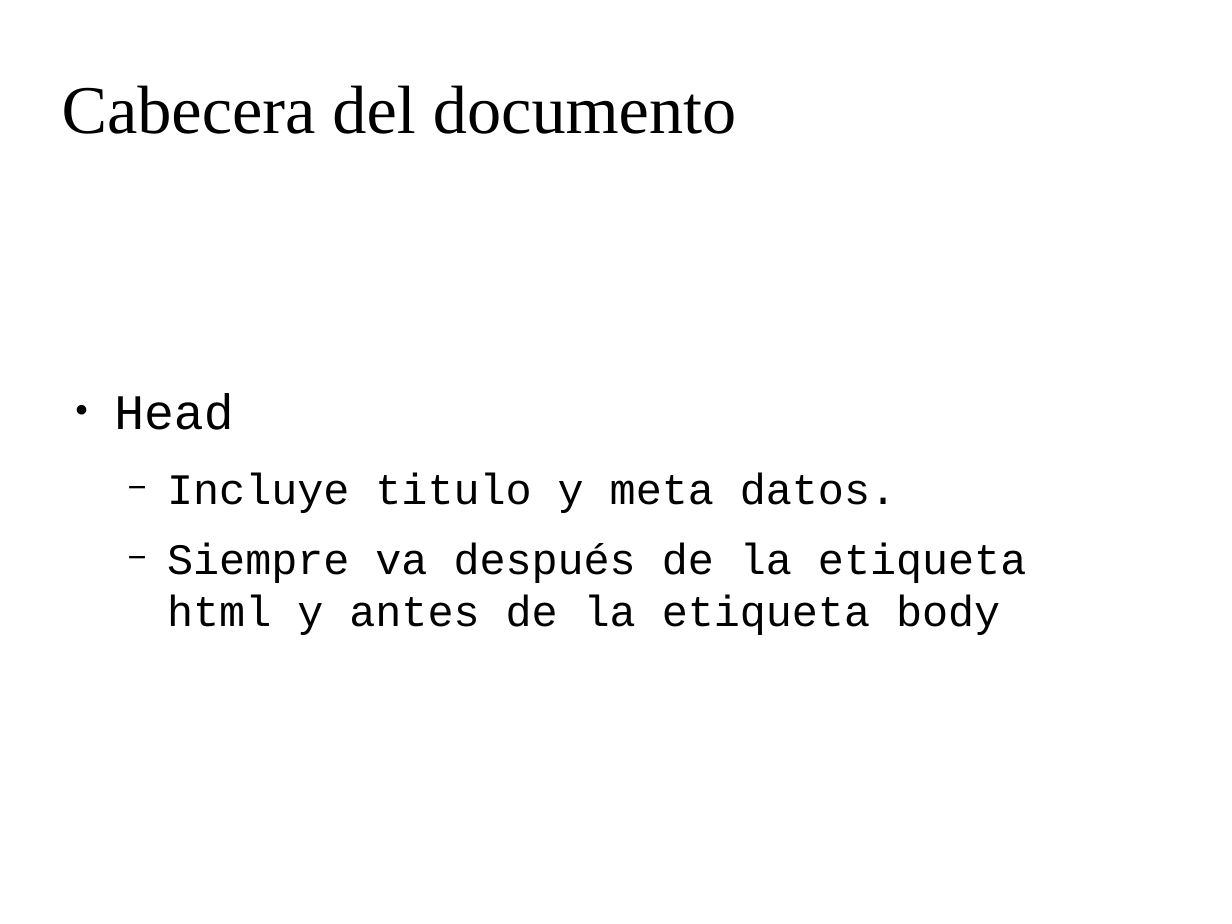
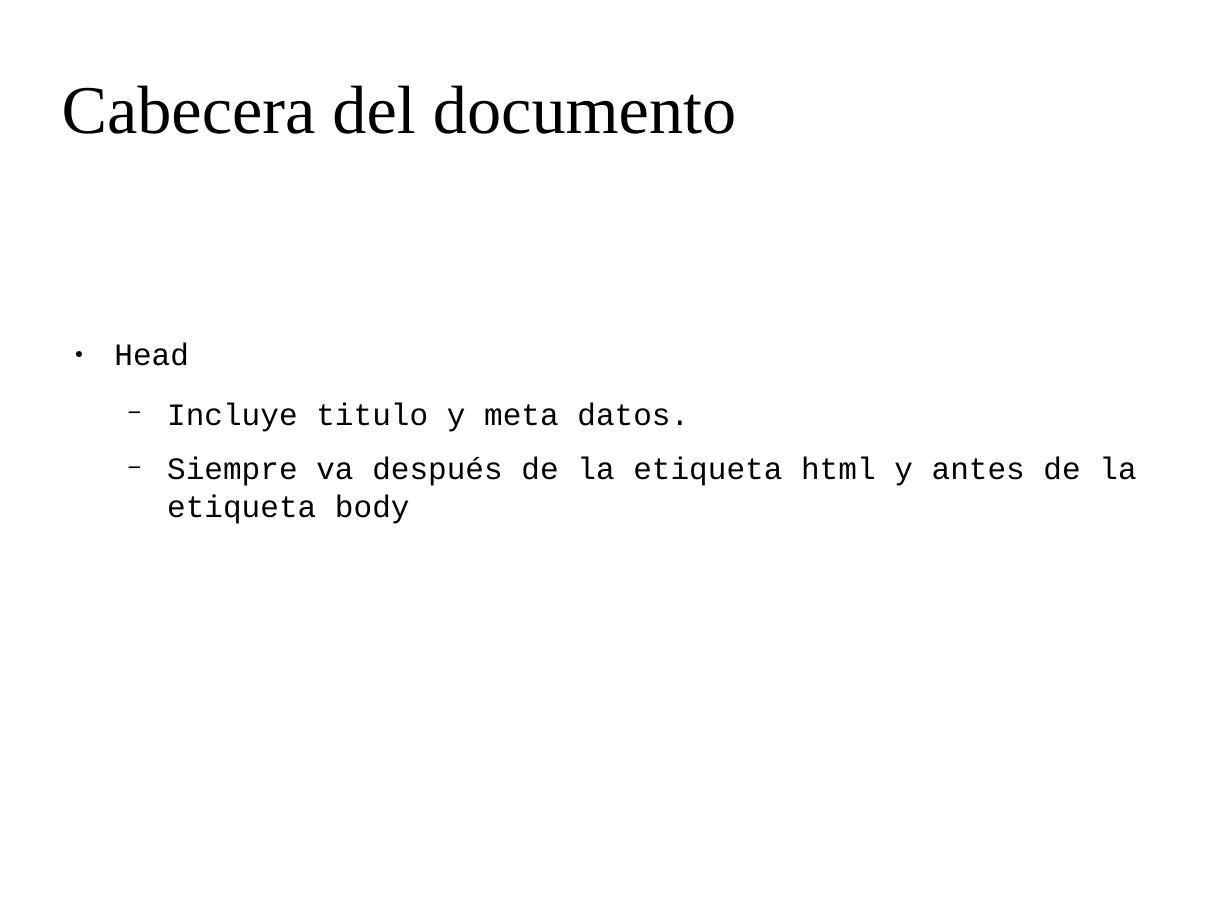
Before and after one commit to codefuncode/Curso-de-HTML-2020, a slide deck: slide 3 of 01-Tutorial-HTML/006-Encabezados-HTML/006-Encabezados-HTML.odp. Drawn at 1232x924 pixels with LibreOffice and Linux fonts; fonts in the diff are those of the drawing; background and template pictures are left out. Boxes give left, top, right and bottom in pixels: in the first picture for what was removed or moved away, otherwise in the second. Text is boxed around its words. In the diff, an @@ line names an element or a change of style, - is before the commit and + after.

```diff
--- a/01-Tutorial-HTML/006-Encabezados-HTML/006-Encabezados-HTML.odp
+++ b/01-Tutorial-HTML/006-Encabezados-HTML/006-Encabezados-HTML.odp
@@ text "Head" at (x1=114, y1=343, x2=1136, y2=524): size 32 to 20 pt in "Head"; size 28 to 20 pt @@
```
Also in this commit, not shown: 2 other slides changed, 17 other files.
